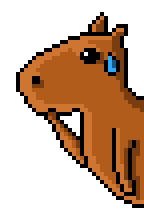
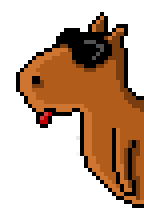
Comparing the layer stacks of the two (144, 212) images. Changes:
added layer "lingua" above "oculos" over (x1=36, y1=108, x2=56, y2=128)
added layer "oculos" above "suando" over (x1=56, y1=28, x2=116, y2=72)
hid "suando" over (x1=104, y1=52, x2=120, y2=76)
hid "olhos-grandes" over (x1=80, y1=52, x2=96, y2=64)
hid "braço-silencio-01-cor" over (x1=44, y1=108, x2=84, y2=164)
hid "braço-silencio-01" over (x1=40, y1=108, x2=84, y2=168)
